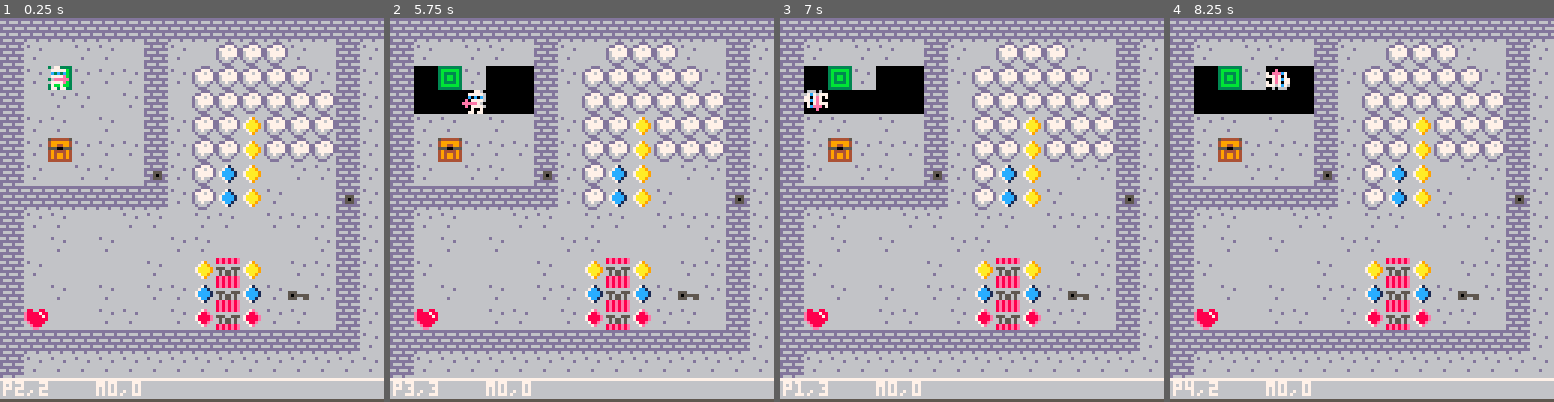
Above: before the commit, frames 1-4 (left to right).
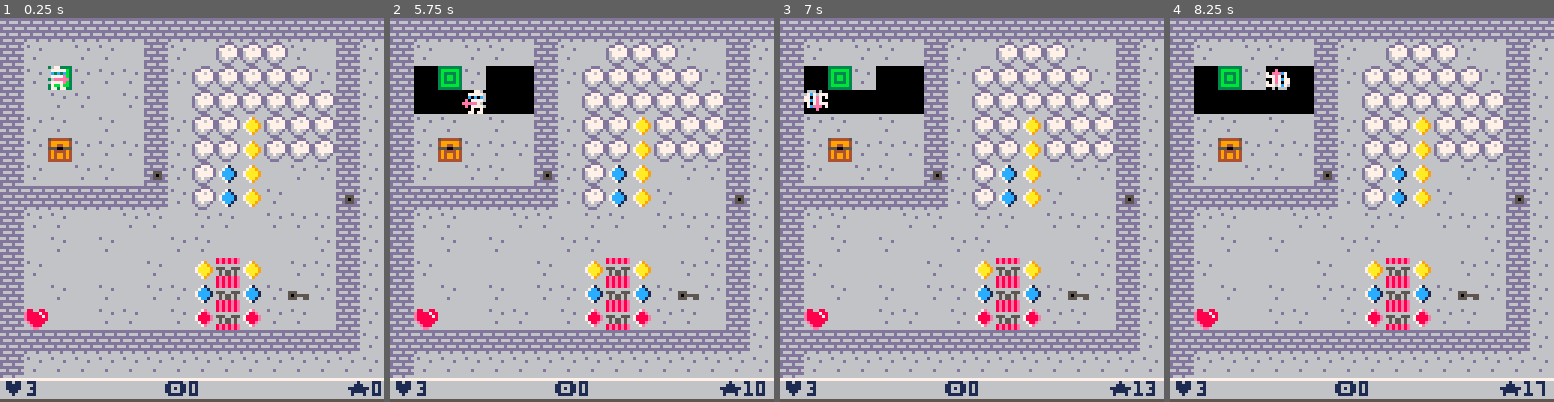
Above: after the commit, the same moments.

Repository: robotpony/pico8-playground
Game: PICO-8 cartridge bouldergemsmash.p8
Same seed, same stepped clock (60 frames per second), same inputs: the game is played once before the commit and once after it.
Inputs:
- Up to frame 1 (0.25 s): no input
- Up to frame 2 (5.75 s): tap O (Z key) at 0.33, 0.7, 1.43, 2.22, 3.1, 3.98, 4.87 s; tap X (X key) at 1.07, 2.07, 2.4, 2.73, 3.07, 3.4, 3.73, 4.07, 4.4, 4.73, 5.07, 5.4, 5.73 s; hold Left 1.97-2.37 s; hold Down 2.42-2.82 s; hold Right 2.87-3.53 s; hold Up 3.58-4.08 s; hold Right 4.13-4.53 s; hold Down 4.58-5.08 s; hold Left from 5.13 s (still down)
- Up to frame 3 (7 s): tap O (Z key) at 5.75, 6.63 s; release Left at 5.8 s; hold Up 5.85-6.18 s; tap X (X key) at 6.07, 6.4, 6.73 s; hold Left 6.23-6.63 s; hold Down from 6.68 s (still down)
- Up to frame 4 (8.25 s): tap X (X key) every 0.33 s from 7.07 to 8.07 s; release Down at 7.08 s; hold Right 7.13-7.8 s; tap O (Z key) at 7.52 s; hold Up from 7.85 s (still down)

The runs differ from the first frame. In frame 1, 0.9% of the frame differs, in the area x 0-100%, y 94-99%; in frame 2, 1.0%, in the area x 0-98%, y 94-99%; in frame 3, 1.0%; in frame 4, 1.0%.

Commit message:
Turns debug mode off.

Diff:
--- a/bouldergemsmash.p8
+++ b/bouldergemsmash.p8
@@ -12,7 +12,7 @@
 	-- 0 title, 1 tut, 2 game, 3 gamex, 4 end
 	t.mode=1
 
-	debug=1
+	debug=0
 
 	msg={}
 	msg.text=''
@@ -313,7 +313,7 @@
  line(bx,by+7,bx+127,by+7,5)
  line(bx,by,bx+127,by,7)
 
- if (debug) then
+ if (debug==1) then
   p.keys=200
  	print('p'..p.x..','..p.y,bx+1,by+1)
  	print('m'..m.x..','..m.y,bx+32,by+1)
--- a/tileart/_tile.p8
+++ b/tileart/_tile.p8
@@ -54,9 +54,13 @@
 			return false
 		end,
 
-		r = function(self)
+		left = function(self, n)
 		end,
-		down = function(self)
+		right = function(self, n)
+		end,
+		down = function(self, n)
+		end,
+		down = function(self, n)
 		end,
 
 		-- Take the next stamp step
